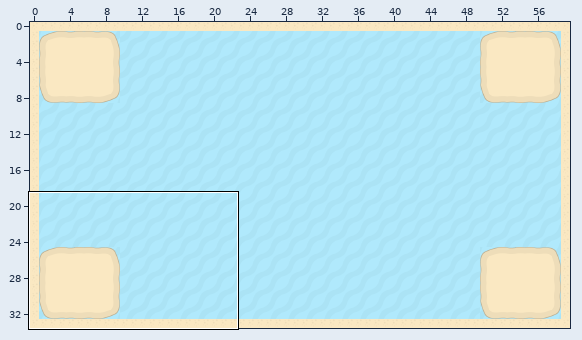
Two states of a Tiled map, core/assets/models/map.tmx. The first picture is a wide view before the edit; the outline marks the close-up.
Close-up. Before the edit:
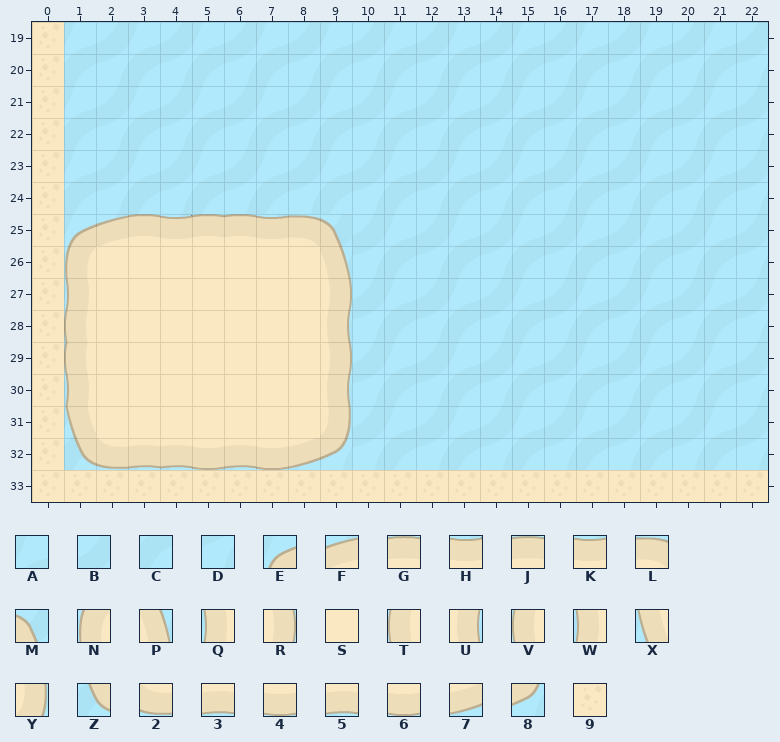
Cells are 32x32 px. Shown: x 0..22, y 19..33. The commit also changed other parts of the map, which this record leaves out.
Key: from "tiles_sheet": A 272, B 273, C 304, D 305; from "tileset": E 10, F 11, G 12, H 13, J 14, K 15, L 16, M 17, N 42, P 49, Q 74, R 81, S 104, T 106, U 113, V 138, W 170, X 202, Y 209, Z 234, 2 235, 3 236, 4 237, 5 238, 6 239, 7 240, 8 241, 9 297.
_ is an empty cell.
Layer "Tile Layer 1" before, first column x 0:
19 9ABABABABABABABABABABAB
20 9CDCDCDCDCDCDCDCDCDCDCD
21 9ABABABABABABABABABABAB
22 9CDCDCDCDCDCDCDCDCDCDCD
23 9ABABABABABABABABABABAB
24 9CDCDCDCDCDCDCDCDCDCDCD
25 9EFGHJJKLMBABABABABABAB
26 9NSSSSSSSPDCDCDCDCDCDCD
27 9QSSSSSSSRBABABABABABAB
28 9TSSSSSSSUDCDCDCDCDCDCD
29 9VSSSSSSSRBABABABABABAB
30 9WSSSSSSSUDCDCDCDCDCDCD
31 9XSSSSSSSYBABABABABABAB
32 9Z23345678DCDCDCDCDCDCD
33 99999999999999999999999
The same view after the edit:
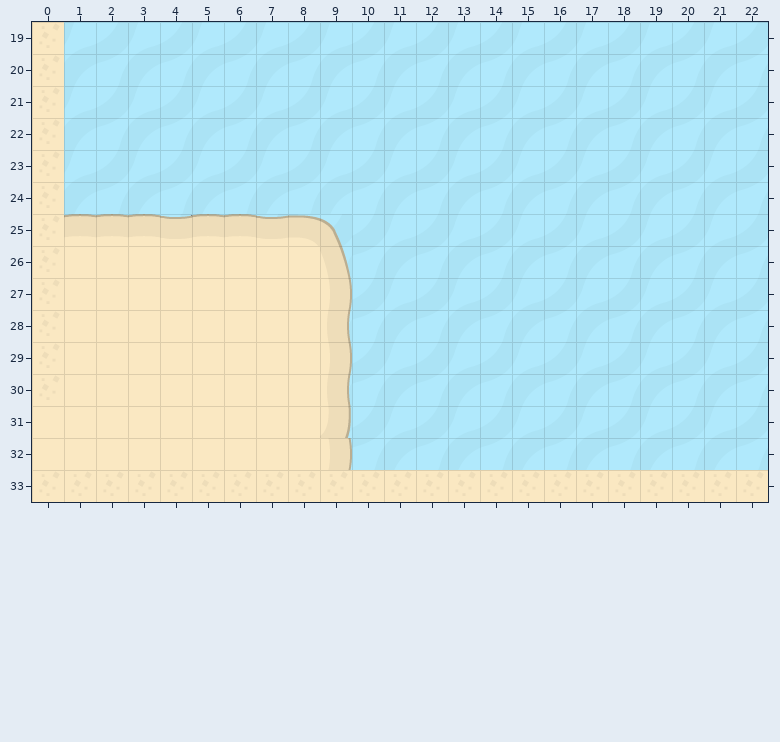
From old to new:
Changed rows in their new state; . is an unchanged cell.
Layer "Tile Layer 1":
first column x 1:
25 GG.......
26 S........
27 S........
28 S........
29 S........
30 S........
31 S........
32 SSSSSSSSR
Boxes around the changes in both close-ups, in picture pixels (x1, y1, x2, y2):
changed: (64, 214, 352, 470)
